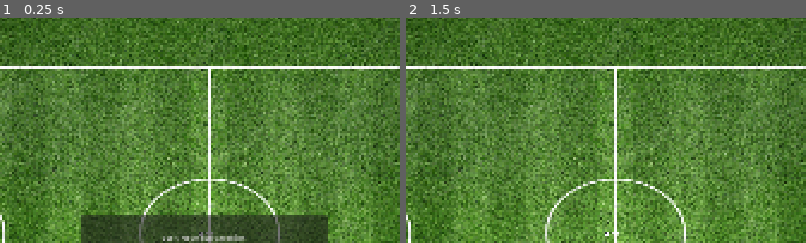
Above: before the commit, frames 1-2 (left to right).
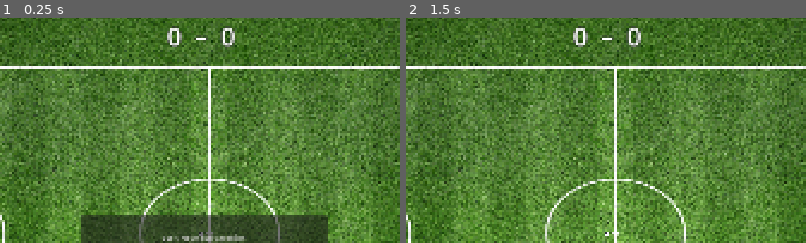
Above: after the commit, the same moments.

Repository: SchwartzAnthony/project_sb
Game: Godot game, scene res://src/formations/main_scene.tscn
Two runs of this game, one before a commit and one after it. Both use one fixed random seed, a clock stepped at 60 frames per second and the inputs below.
Inputs (mouse positions are % of the whole screen's width and height, from its top left):
- Up to frame 1 (0.25 s): no input
- Up to frame 2 (1.5 s): click "Start Playmaker Selection" at 0.5 s; tap Enter at 1.25 s; move the mouse to (72, 45) at 1.27 s
The pictures show only the part of the screen within x 25-75%, y 2-52%; the shares and areas given below are measured in that part.

The runs differ from the first frame. In frame 1, 0.4% of the frame differs, in the area x 41-59%, y 3-13%; in frame 2, 0.4%.

Commit message:
Goalie fix

Diff:
--- a/data/Tuning.csv
+++ b/data/Tuning.csv
@@ -26,3 +26,11 @@
 unit_interest_radius,190,How close the ball must be before a unit reacts
 unit_roam_radius,40,How far a unit wanders from its formation slot
 shot_run_up_seconds,0.45,How long the shooter steps toward goal before striking
+relay_beat_seconds,0.25,Pause after each PLAY MAKER relay pass so you can see who has it
+goal_pause_seconds,0.7,Pause after the ball crosses the line before the restart
+save_pause_seconds,0.4,Pause after a save before the goal kick
+ball_delivery_speed,520,Pixels per second for a scripted PLAY MAKER pass
+scoreboard_font_size,60,Score text size
+scoreboard_top_margin,18,Distance from the top of the screen
+scoreboard_width,340,Scoreboard box width
+scoreboard_height,96,Scoreboard box height
--- a/src/formations/main_scene.gd
+++ b/src/formations/main_scene.gd
@@ -24,6 +24,9 @@
 @onready var start_draft_button: Button = $SelectionUI/StartDraftButton
 @onready var timer_label: Label = $SelectionUI/TimerLabel
 @onready var event_announcement: Label = $SelectionUI/EventAnnouncement
+
+## Built in code, so main_scene.tscn needs no editing.
+var score_label: Label
 
 @export var field_sprite: Sprite2D
 
@@ -119,6 +122,7 @@
 	spawn_goalies()
 	spawn_ball()
 	spawn_rps()
+	spawn_scoreboard()
 	build_event_schedule()
 
 	event_announcement.hide()
@@ -171,6 +175,7 @@
 		return
 	ball.pass_speed = db.tune_float("ball_pass_speed", ball.pass_speed)
 	ball.shot_speed = db.tune_float("ball_shot_speed", ball.shot_speed)
+	ball.delivery_speed = db.tune_float("ball_delivery_speed", ball.delivery_speed)
 	ball.carry_seconds = Vector2(
 		db.tune_float("ball_carry_min_seconds", ball.carry_seconds.x),
 		db.tune_float("ball_carry_max_seconds", ball.carry_seconds.y))
@@ -581,6 +586,7 @@
 		player_score += 1
 	else:
 		enemy_score += 1
+	_update_score_label()
 
 
 # =============================================================
@@ -596,6 +602,39 @@
 	_tune_ball()
 
 
+## The scoreboard, centred at the top of the pitch. Created in code so you
+## never have to touch main_scene.tscn; size and margin come from Tuning.csv.
+func spawn_scoreboard() -> void:
+	score_label = Label.new()
+	score_label.name = "ScoreLabel"
+	score_label.horizontal_alignment = HORIZONTAL_ALIGNMENT_CENTER
+	score_label.vertical_alignment = VERTICAL_ALIGNMENT_CENTER
+	score_label.set_anchors_preset(Control.PRESET_CENTER_TOP)
+	score_label.grow_horizontal = Control.GROW_DIRECTION_BOTH
+
+	var width := db.tune_float("scoreboard_width", 340.0)
+	var height := db.tune_float("scoreboard_height", 96.0)
+	var margin := db.tune_float("scoreboard_top_margin", 18.0)
+	score_label.offset_left = -width / 2.0
+	score_label.offset_right = width / 2.0
+	score_label.offset_top = margin
+	score_label.offset_bottom = margin + height
+
+	score_label.add_theme_font_size_override("font_size",
+		db.tune_int("scoreboard_font_size", 60))
+	score_label.add_theme_color_override("font_color", Color(1, 1, 1))
+	score_label.add_theme_color_override("font_outline_color", Color(0, 0, 0, 0.85))
+	score_label.add_theme_constant_override("outline_size", 8)
+
+	selection_ui.add_child(score_label)
+	_update_score_label()
+
+
+func _update_score_label() -> void:
+	if score_label != null:
+		score_label.text = "%d  –  %d" % [player_score, enemy_score]
+
+
 func spawn_rps() -> void:
 	rps = RPS_SCENE.instantiate() as RpsClash
 	if rps == null:
@@ -645,6 +684,32 @@
 	if pool.is_empty():
 		return
 	ball.give_to(pool.pick_random())
+
+
+## Find the unit on the pitch that is showing a given card.
+func unit_for_card(card: PlayerData, side_is_enemy: bool) -> PlayerUnit:
+	if card == null:
+		return null
+	for unit in _all_units():
+		if unit.is_enemy == side_is_enemy and unit.data == card:
+			return unit
+	return null
+
+
+## One leg of the PLAY MAKER relay: play the ball up to whoever is holding it
+## for this tier, then hold a beat so the viewer can see who has it.
+func deliver_ball_to_card(card: PlayerData, side_is_enemy: bool) -> void:
+	if ball == null:
+		return
+	var unit := unit_for_card(card, side_is_enemy)
+	if unit == null or ball.is_carried_by(unit):
+		return
+
+	ball.deliver_to(unit)
+	await ball.delivery_arrived
+	var beat := db.tune_float("relay_beat_seconds", 0.25)
+	if beat > 0.0:
+		await get_tree().create_timer(beat).timeout
 
 
 ## Give the ball to one side's unit in a specific tier — used after the clash so
@@ -1077,10 +1142,9 @@
 func resolve_round() -> void:
 	current_state = MatchState.AUTOBATTLE
 
-	# Picks are in — the attacker's Tier I card collects the ball and play resumes.
+	# The pitch STAYS frozen. From here to the goal kick the ball is moved by
+	# script alone, so the relay always shows the right man on the ball.
 	var player_has_ball := player_attacks_this_round
-	give_ball_to_tier(not player_has_ball, "I")
-	freeze_play(false)
 
 	var player_lineup := build_lineup(round_player_picks, active_player_star, player_star_tier)
 	var enemy_lineup := build_lineup(round_enemy_picks, active_enemy_star, enemy_star_tier)
@@ -1088,6 +1152,7 @@
 	round_ready_for_combat.emit(player_lineup, enemy_lineup)
 
 	if not headless_combat:
+		freeze_play(false)
 		return   # combat_arena.tscn takes over and calls finish_round() when done
 
 	print("  %s attacks first." % ("You" if player_has_ball else "Enemy"))
@@ -1110,6 +1175,9 @@
 		var attacker_is_enemy := not player_has_ball
 		var atk: PlayerData = mine if player_has_ball else theirs
 		var def: PlayerData = theirs if player_has_ball else mine
+
+		# --- The relay: the ball is played up to THIS tier's attacker ---
+		await deliver_ball_to_card(atk, attacker_is_enemy)
 
 		# Abilities go on the stack first: lowest priority resolves first,
 		# attacker breaks a tie. Only then are the numbers compared.
@@ -1176,19 +1244,20 @@
 
 	if keeper == null or shot_power <= 0:
 		print("  No shot taken this round.")
+		freeze_play(false)
 		round_resolved.emit(player_score, enemy_score)
 		current_state = MatchState.PLAYING
 		return
 
 	var shooter := _find_shooter(shooter_is_player)
 
-	# --- 1. The ball reaches the shooter ---
+	# --- 1. The last winner takes possession and steps toward goal ---
 	if shooter != null and ball != null:
-		ball.give_to(shooter)
+		await deliver_ball_to_card(shooter.data, shooter.is_enemy)
 		var toward_goal := shooter.global_position.lerp(keeper.global_position, 0.25)
 		await shooter.run_to(toward_goal, db.tune_float("shot_run_up_seconds", 0.45))
 
-	# --- 2. Decide the outcome, then show it ---
+	# --- 2. Decide the outcome, THEN show it ---
 	var scored := keeper.take_shot(shot_power)
 
 	print("  SHOT: %s (%s) fires %d power -> %s (keeper stamina now %d)" % [
@@ -1198,24 +1267,49 @@
 	if scored:
 		print("  GOAL!  %d - %d" % [player_score, enemy_score])
 
-	# --- 3. Strike it ---
+	# --- 3. Strike it, with the keeper diving for it either way ---
 	if ball != null:
 		var goal_line := _goal_mouth(target_key)
-		ball.shoot(keeper.global_position if not scored else goal_line)
+		var aim: Vector2 = goal_line if scored else keeper.global_position
+		ball.shoot(aim)
+		keeper.dive_at(ball.global_position)
 		await ball.shot_arrived
 
 		if scored:
 			# Restart from the centre. The side that CONCEDED kicks off, and
 			# target_key is exactly that side (it owns the beaten keeper).
-			await get_tree().create_timer(0.6).timeout
+			await get_tree().create_timer(db.tune_float("goal_pause_seconds", 0.7)).timeout
 			ball.global_position = get_play_rect().get_center()
 			give_ball_to(target_key)
 		else:
-			# The keeper gathers it and plays it out to their own side.
-			give_ball_to(target_key)
-
+			# --- 4. Saved: the keeper hoofs it upfield to their own side ---
+			await get_tree().create_timer(db.tune_float("save_pause_seconds", 0.4)).timeout
+			await _goal_kick(target_key)
+
+	# Normal roaming and passing resume here.
+	freeze_play(false)
 	round_resolved.emit(player_score, enemy_score)
 	current_state = MatchState.PLAYING
+
+
+## After a save: the keeper launches it to whichever team-mate is furthest
+## upfield, which puts the ball back in open play on the far side of the pitch.
+func _goal_kick(keeper_is_enemy: bool) -> void:
+	var best: PlayerUnit = null
+	var best_reach := -INF
+	for unit in _all_units():
+		if unit.is_enemy != keeper_is_enemy:
+			continue
+		var reach: float = unit.global_position.x * (-1.0 if keeper_is_enemy else 1.0)
+		if reach > best_reach:
+			best_reach = reach
+			best = unit
+
+	if best == null or ball == null:
+		return
+	print("  Goal kick to %s." % best.data.player_name)
+	ball.deliver_to(best)
+	await ball.delivery_arrived
 
 
 ## The on-pitch unit holding the ball at the end of the duel chain.
--- a/src/units/ball.gd
+++ b/src/units/ball.gd
@@ -21,10 +21,13 @@
 signal tackled(thief: PlayerUnit, victim: PlayerUnit)
 ## A shot on goal has reached its target. main_scene awaits this.
 signal shot_arrived
+## A scripted PLAY MAKER pass has reached its man.
+signal delivery_arrived
 
 @export var radius: float = 6.0
 @export var pass_speed: float = 380.0                     # px / second
 @export var shot_speed: float = 760.0                     # a strike on goal
+@export var delivery_speed: float = 520.0                 # a scripted PLAY MAKER pass
 @export var carry_seconds: Vector2 = Vector2(1.6, 3.4)    # min, max
 @export var intercept_radius: float = 45.0
 ## Fraction of the pass that is safe. Without this the defender already
@@ -59,6 +62,7 @@
 var _loose_left: float = 0.0
 var _grace_left: float = 0.0
 var _shooting: bool = false
+var _scripted: bool = false
 
 
 func _ready() -> void:
@@ -72,12 +76,21 @@
 
 
 func _physics_process(delta: float) -> void:
-	if frozen:
-		return
-
-	# A shot on goal outranks everything: it cannot be tackled or intercepted.
+	# Scripted moves outrank `frozen`: during a PLAY MAKER the pitch is held
+	# still, but the choreographed relay and the shot still have to play out.
+	# Neither can be tackled or intercepted.
 	if _shooting:
 		_advance_shot(delta)
+		return
+	if _scripted:
+		_advance_delivery(delta)
+		return
+
+	if frozen:
+		# Stay at the carrier's feet even while frozen, so a unit moved by a
+		# tween (a substitution) does not leave the ball behind.
+		if is_instance_valid(carrier):
+			global_position = carrier.global_position + carry_offset
 		return
 
 	if _in_flight:
@@ -115,6 +128,47 @@
 	_take(unit, false)
 
 
+## A scripted pass straight to one unit — the PLAY MAKER relay and the goal
+## kick. Cannot be intercepted or tackled; emits `delivery_arrived` on landing.
+func deliver_to(unit: PlayerUnit) -> void:
+	if not is_instance_valid(unit):
+		delivery_arrived.emit()
+		return
+	carrier = null
+	_in_flight = false
+	_shooting = false
+	_scripted = true
+	_intended = unit
+	_from = global_position
+	_to = unit.global_position
+	_distance = maxf(_from.distance_to(_to), 1.0)
+	_travelled = 0.0
+
+
+func _advance_delivery(delta: float) -> void:
+	if not is_instance_valid(_intended):
+		_scripted = false
+		_loose_left = 1.0
+		delivery_arrived.emit()
+		return
+
+	_to = _intended.global_position
+	_travelled += delivery_speed * delta
+	var t := clampf(_travelled / _distance, 0.0, 1.0)
+	global_position = _from.lerp(_to, t)
+
+	if t >= 1.0:
+		# _take() first, while _scripted is still true, so anything listening
+		# to possession_changed can tell a scripted pass from an open-play one.
+		_take(_intended, false)
+		_scripted = false
+		delivery_arrived.emit()
+
+
+func is_delivering() -> bool:
+	return _scripted
+
+
 ## Strike the ball at a point — the keeper, or the goal mouth behind them.
 ## Nobody can intercept or tackle a shot; `shot_arrived` fires on impact.
 func shoot(target: Vector2) -> void:
--- a/src/units/goalie_unit.gd
+++ b/src/units/goalie_unit.gd
@@ -123,6 +123,22 @@
 #  FEEDBACK
 # =============================================================
 
+## Lunge toward the incoming ball and come back to the line. Called as the
+## shot is struck, so the keeper is visibly trying for it either way.
+func dive_at(target: Vector2, seconds: float = 0.42) -> void:
+	var line := global_position
+	var direction := (target - line)
+	if direction.length() < 1.0:
+		return
+	var lunge := line + direction.normalized() * 28.0
+
+	var tween := create_tween()
+	tween.tween_property(self, "global_position", lunge, seconds * 0.4) \
+		.set_trans(Tween.TRANS_QUAD).set_ease(Tween.EASE_OUT)
+	tween.tween_property(self, "global_position", line, seconds * 0.6) \
+		.set_trans(Tween.TRANS_SINE).set_ease(Tween.EASE_IN_OUT)
+
+
 func play_save_feedback() -> void:
 	if artwork == null:
 		return
Binary file changed: data/Tuning.Value.translation
Binary file changed: data/Tuning.What it does.translation
